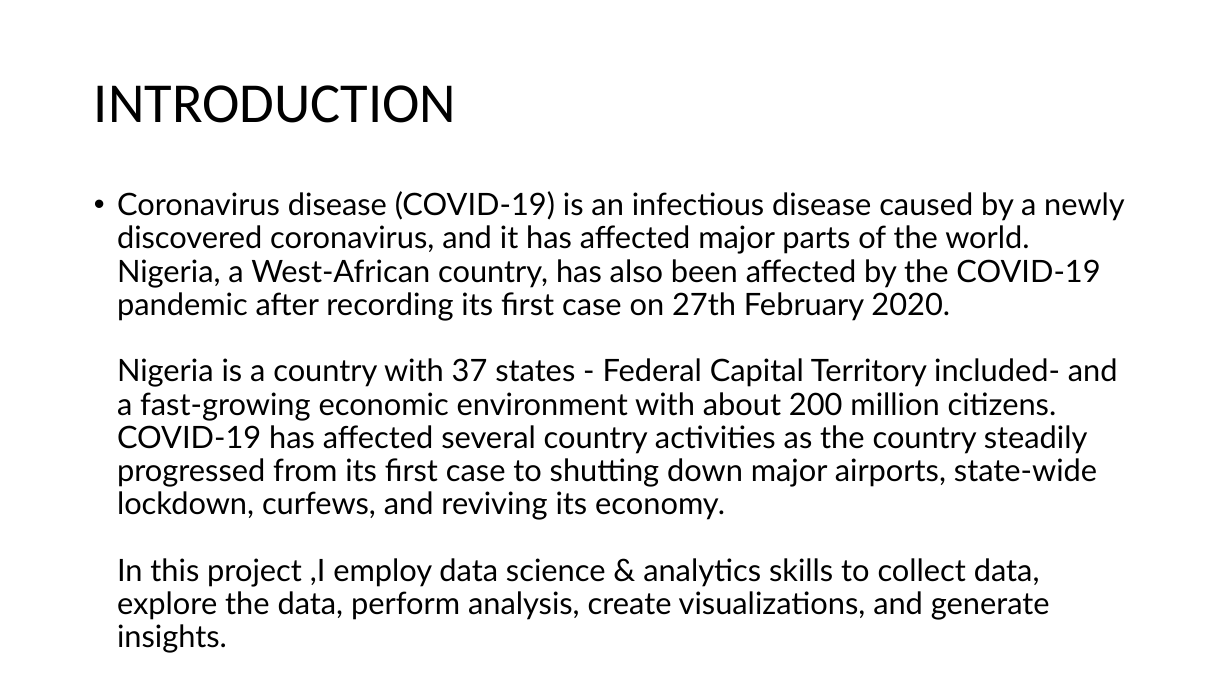
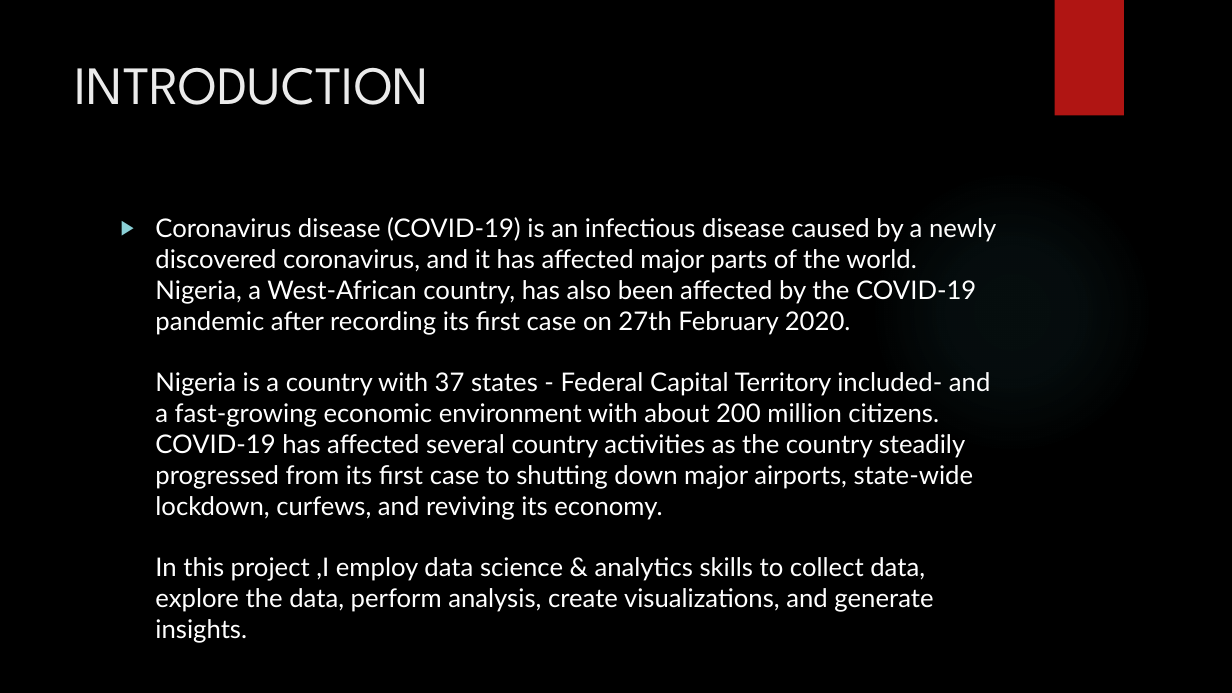
Before and after one commit to muhahahmad68/Nigeria-COVID-19-Data-Analysis-Using-Python, a slide deck: slide 2 of NIGERIA COVID-19 ANALYSIS.pptx. Drawn at 1232x693 pixels with LibreOffice and Linux fonts; fonts in the diff are those of the drawing; background and template pictures are left out. Boxes give left, top, right and bottom in pixels: in the first picture for what was removed or moved away, otherwise in the second. Text is boxed around its words. In the diff, an @@ line names an element or a change of style, - is before the commit and + after.

```diff
--- a/NIGERIA COVID-19 ANALYSIS.pptx
+++ b/NIGERIA COVID-19 ANALYSIS.pptx
@@ background #FFFFFF to picture (left out) @@
@@ rectangle added at (1055,0,1124,116), fill #B01513 @@
@@ title "INTRODUCTION": place and size @@
-title "INTRODUCTION" at (94,85,456,123)
+title "INTRODUCTION" at (75,67,430,105)
@@ title "INTRODUCTION" at (75,67,430,105): size 44 to 42 pt, font Calibri to League Spartan, text colour #000000 to #EBEBEB; line spacing 0.9 to 1; vertical alignment middle to top @@
@@ ellipse added at (870,169,1154,454), fill gradient #50B9C1 @@
@@ text "Coronavirus disease (COVID-19) is an ...": place and size @@
-text "Coronavirus disease (COVID-19) is an ..." at (117,191,1125,620)
+text "Coronavirus disease (COVID-19) is an ..." at (155,217,996,643)
@@ text "Coronavirus disease (COVID-19) is an ..." at (155,217,996,643): size 24 to 20 pt, text colour #000000 to #FFFFFF; bullet • to ▶; line spacing 0.9 to 1 @@
```
Also in this commit, not shown: 6 other slides changed, 5 slides added, 1 slide removed, 2 other files.
